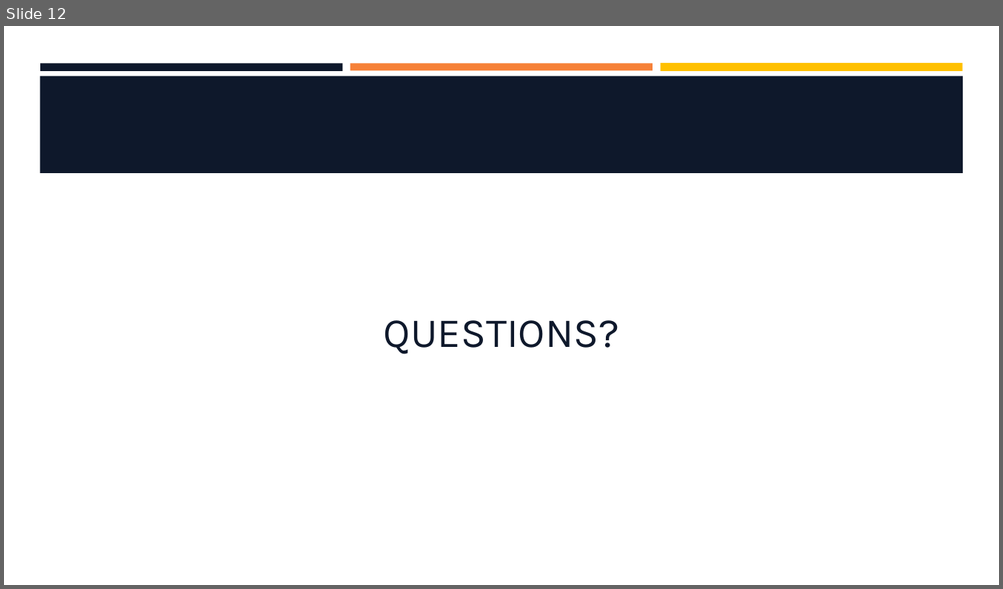
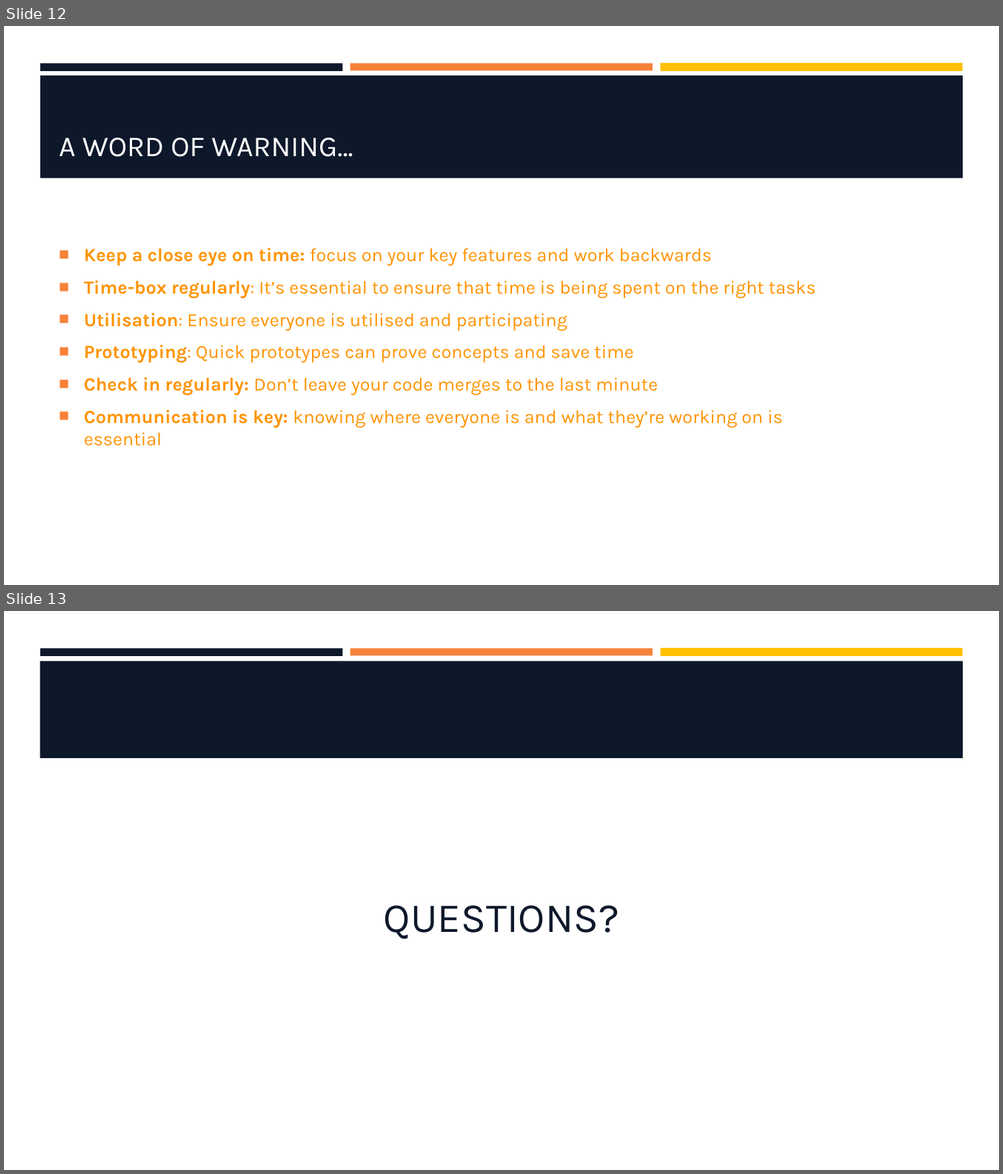
Before and after one commit to hawkeye1900/SBC-Sept24, a slide deck: week-10/W10-S3-TailwindGroupChallenge/W10-S3-TailwindGroupChallenge.pptx. Shown one above the other, each under a label of ours: slide 12 before the commit, slides 12 and 13 after it. The pictures are 1003x589 and 1003x1174 pixels, drawn with LibreOffice and Linux fonts; fonts in the diff are those of the drawing; background and template pictures are left out. Boxes give left, top, right and bottom in pixels: in the first picture for what was removed or moved away, otherwise in the second. Text is boxed around its words. In the diff, an @@ line names an element or a change of style, - is before the commit and + after.

```diff
--- a/week-10/W10-S3-TailwindGroupChallenge/W10-S3-TailwindGroupChallenge.pptx
+++ b/week-10/W10-S3-TailwindGroupChallenge/W10-S3-TailwindGroupChallenge.pptx
@@ slide 12 added at [4,26,999,585], background #FFFFFF; not listed: 3 template elements that a slide beside it also shows @@
@@ rectangle added at [40,76,963,178], fill #0E182B @@
@@ title added at [59,138,353,157], 28 pt, text #FFFFFF @@
+A WORD OF WARNING…
@@ text added at [84,248,816,446], 18 pt, text #FF9300 @@
+■ Keep a close eye on time: focus on your key features and work backwards
+■ Time-box regularly: It’s essential to ensure that time is being spent on the right tasks
+■ Utilisation: Ensure everyone is utilised and participating
+■ Prototyping: Quick prototypes can prove concepts and save time
+■ Check in regularly: Don’t leave your code merges to the last minute
+■ Communication is key: knowing where everyone is and what they’re working on is essential
@@ what was slide 12 is now slide 13 @@
```
Also in this commit, not shown: 3 slides changed, 8 other slides added, 8 slides removed, 2 other files.
